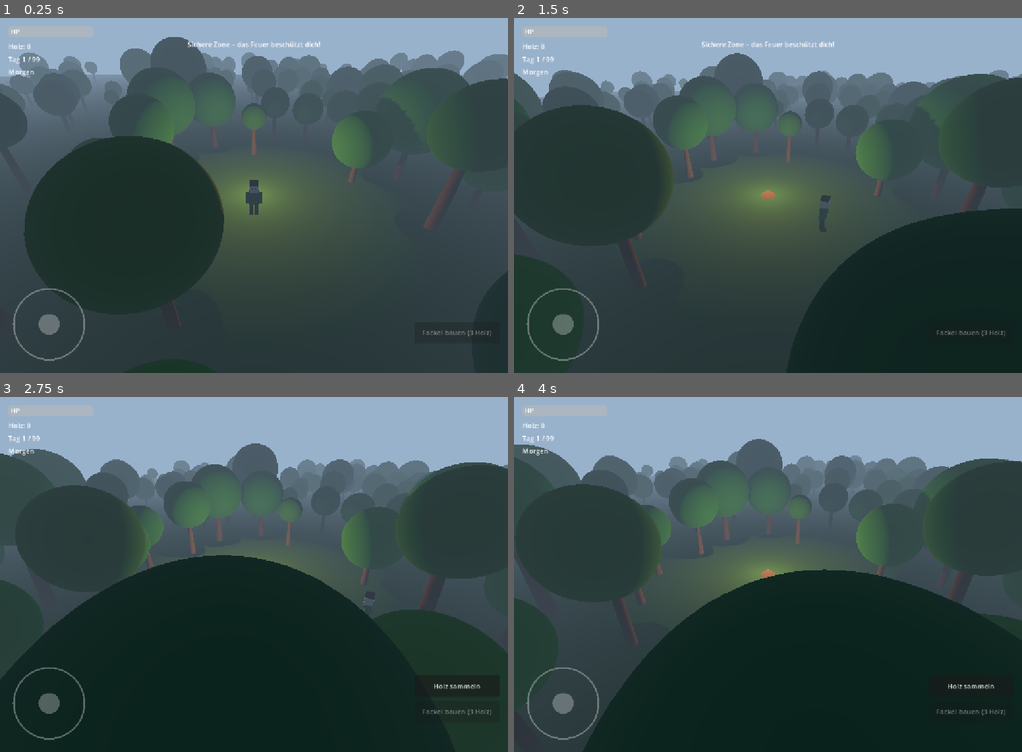
Above: before the commit, frames 1-4 (two rows, left to right).
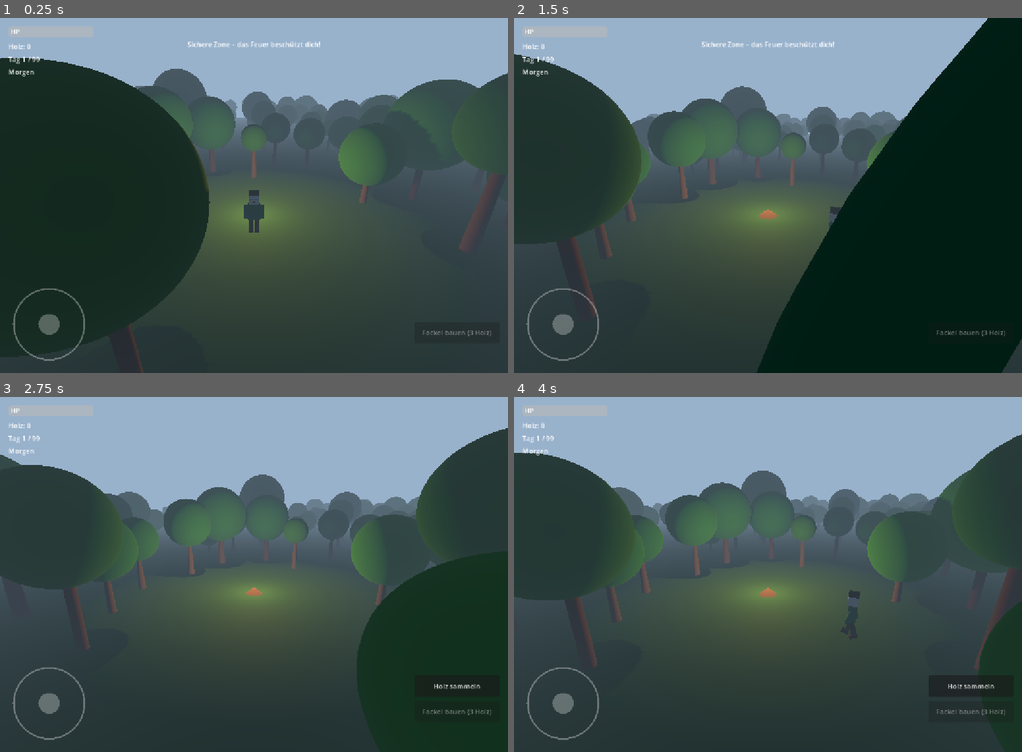
Above: after the commit, the same moments.

Repository: thieso2/99JahreImWald
Game: Godot game, scene res://scenes/main.tscn
Two runs of this game, one before a commit and one after it. Both use one fixed random seed, a clock stepped at 60 frames per second and the inputs below.
Inputs (mouse positions are in pixels of both pictures, inside the frame that each line leads up to):
- Up to frame 1 (0.25 s): no input
- Up to frame 2 (1.5 s): move the mouse to (879, 177) at 0.52 s; hold D (move_right) 0.53-1.25 s; hold Shift 0.53-1.25 s; click (879, 177) at 0.67 s; drag from (666, 213) to (742, 266) at 1.27 s
- Up to frame 3 (2.75 s): move the mouse to (304, 496) at 2.02 s; hold D (move_right) from 2.03 s (still down); hold Shift from 2.03 s (still down); click (304, 496) at 2.17 s
- Up to frame 4 (4 s): release D (move_right) at 2.75 s; release Shift at 2.75 s; drag from (742, 645) to (615, 521) at 2.77 s; move the mouse to (920, 627) at 3.52 s; hold A (move_left) from 3.53 s (still down); hold Shift from 3.53 s (still down); click (920, 627) at 3.67 s

The runs differ from the first frame. In frame 1, 23% of the frame differs, in the area x 0-100%, y 5-100%; in frame 2, 28%; in frame 3, 46%, in the area x 0-100%, y 8-100%; in frame 4, 42%.

Commit message:
Roblox-style controls: camera rotation and movement rework
- Kamera: rechte Maustaste + Maus zum Drehen (PC), Touch-Drag (iPad)
- Bewegung relativ zur Kamera-Blickrichtung (W = vorwärts wo Kamera hinschaut)
- Charakter dreht sofort in Bewegungsrichtung (rotation_speed 15.0)
- Kamera verwendet _unhandled_input (UI-Buttons blockieren korrekt)
- Zoom: Mausrad, Shift+Pfeiltasten, Pinch

Co-Authored-By: Claude Opus 4.6 <noreply@anthropic.com>

Diff:
--- a/game/scripts/camera_controller.gd
+++ b/game/scripts/camera_controller.gd
@@ -1,30 +1,33 @@
 extends Node3D
 
-# Kamera-Controller: Rotation per Touch-Drag, Zoom per Pinch
+# Roblox-Style Kamera: Orbitet um den Spieler
+# - Rechte Maustaste + Maus = Drehen (PC)
+# - Touch-Drag (nicht auf Joystick) = Drehen (iPad)
+# - Mausrad / Pinch / Shift+Pfeiltasten = Zoom
+# - Kamera folgt dem Spieler sanft
 
-@export var follow_speed: float = 8.0
-@export var rotation_sensitivity: float = 0.3
-@export var zoom_speed: float = 2.0
-@export var key_rotate_speed: float = 120.0  # Grad pro Sekunde
-@export var key_zoom_speed: float = 8.0      # Einheiten pro Sekunde
-@export var min_zoom: float = 1.5   # Nah (fast First-Person)
-@export var max_zoom: float = 20.0  # Weit weg
-@export var default_zoom: float = 12.0
-@export var min_pitch: float = -10.0  # Grad - fast horizontal
-@export var max_pitch: float = -70.0  # Grad - fast von oben
-@export var first_person_threshold: float = 2.5  # Ab diesem Zoom -> First Person
+@export var follow_speed: float = 10.0
+@export var rotation_sensitivity_mouse: float = 0.2
+@export var rotation_sensitivity_touch: float = 0.25
+@export var zoom_speed_scroll: float = 1.5
+@export var zoom_speed_key: float = 8.0
+@export var min_zoom: float = 2.0
+@export var max_zoom: float = 25.0
+@export var default_zoom: float = 10.0
+@export var min_pitch: float = -80.0   # Fast von oben
+@export var max_pitch: float = -5.0    # Fast horizontal
+@export var first_person_threshold: float = 2.5
 
 var target: Node3D = null
-var current_zoom: float = 12.0
-var camera_yaw: float = 0.0    # Horizontale Rotation (Grad)
-var camera_pitch: float = -35.0  # Vertikale Neigung (Grad)
+var current_zoom: float = 10.0
+var camera_yaw: float = 0.0
+var camera_pitch: float = -30.0
 
 # Touch-Tracking
-var touch_points: Dictionary = {}  # index -> position
-var last_touch_distance: float = 0.0
-var is_rotating: bool = false
-var rotate_touch_index: int = -1
-var last_rotate_pos: Vector2 = Vector2.ZERO
+var camera_touch_index: int = -1
+var last_camera_touch_pos: Vector2 = Vector2.ZERO
+var pinch_touch_ids: Array[int] = []
+var last_pinch_distance: float = 0.0
 
 @onready var camera: Camera3D = $Camera3D
 
@@ -35,88 +38,78 @@
 
 
 func _process(delta: float) -> void:
+	# Spieler folgen
 	if target:
-		# Sanft dem Spieler folgen
 		global_position = global_position.lerp(target.global_position, follow_speed * delta)
 
-	# Tastatur-Kamerasteuerung
+	# Tastatur: Zoom mit Shift + Pfeiltasten
 	var shift_held := Input.is_key_pressed(KEY_SHIFT)
-
 	if shift_held:
-		# Shift + Hoch/Runter: Zoom
 		if Input.is_key_pressed(KEY_UP):
-			current_zoom = clampf(current_zoom - key_zoom_speed * delta, min_zoom, max_zoom)
+			current_zoom = clampf(current_zoom - zoom_speed_key * delta, min_zoom, max_zoom)
 		if Input.is_key_pressed(KEY_DOWN):
-			current_zoom = clampf(current_zoom + key_zoom_speed * delta, min_zoom, max_zoom)
-	else:
-		# Hoch/Runter: Kamera neigen
-		if Input.is_key_pressed(KEY_UP):
-			camera_pitch = clampf(camera_pitch + key_rotate_speed * delta, max_pitch, min_pitch)
-		if Input.is_key_pressed(KEY_DOWN):
-			camera_pitch = clampf(camera_pitch - key_rotate_speed * delta, max_pitch, min_pitch)
-
-	# Links/Rechts: Kamera drehen (immer, mit oder ohne Shift)
-	if Input.is_key_pressed(KEY_LEFT):
-		camera_yaw += key_rotate_speed * delta
-	if Input.is_key_pressed(KEY_RIGHT):
-		camera_yaw -= key_rotate_speed * delta
+			current_zoom = clampf(current_zoom + zoom_speed_key * delta, min_zoom, max_zoom)
 
 	_update_camera_transform()
 
 
-func _input(event: InputEvent) -> void:
-	# Touch-Events tracken
-	if event is InputEventScreenTouch:
+func _unhandled_input(event: InputEvent) -> void:
+	# === MAUS (PC) ===
+	# Rechte Maustaste + Mausbewegung = Kamera drehen
+	if event is InputEventMouseMotion and Input.is_mouse_button_pressed(MOUSE_BUTTON_RIGHT):
+		camera_yaw -= event.relative.x * rotation_sensitivity_mouse
+		camera_pitch = clampf(camera_pitch + event.relative.y * rotation_sensitivity_mouse, min_pitch, max_pitch)
+		get_viewport().set_input_as_handled()
+
+	# Mausrad = Zoom
+	elif event is InputEventMouseButton:
+		if event.button_index == MOUSE_BUTTON_WHEEL_UP:
+			current_zoom = clampf(current_zoom - zoom_speed_scroll, min_zoom, max_zoom)
+			get_viewport().set_input_as_handled()
+		elif event.button_index == MOUSE_BUTTON_WHEEL_DOWN:
+			current_zoom = clampf(current_zoom + zoom_speed_scroll, min_zoom, max_zoom)
+			get_viewport().set_input_as_handled()
+
+	# === TOUCH (iPad) ===
+	elif event is InputEventScreenTouch:
 		if event.pressed:
-			touch_points[event.index] = event.position
-			# Wenn nur ein Finger und auf der rechten Bildschirmhälfte -> Rotation
-			if touch_points.size() == 1:
-				var screen_width: float = get_viewport().get_visible_rect().size.x
-				if event.position.x > screen_width * 0.35:
-					is_rotating = true
-					rotate_touch_index = event.index
-					last_rotate_pos = event.position
-			# Zwei Finger -> Pinch-Zoom vorbereiten
-			if touch_points.size() == 2:
-				is_rotating = false
-				var points := touch_points.values()
-				last_touch_distance = (points[0] as Vector2).distance_to(points[1] as Vector2)
+			# Prüfe ob Touch NICHT auf dem Joystick ist (linke untere Ecke)
+			if not _is_on_joystick(event.position):
+				if pinch_touch_ids.size() == 0 and camera_touch_index == -1:
+					# Erster Finger für Kamera-Rotation
+					camera_touch_index = event.index
+					last_camera_touch_pos = event.position
+				elif pinch_touch_ids.size() == 0 and camera_touch_index != -1:
+					# Zweiter Finger -> Pinch-Zoom
+					pinch_touch_ids = [camera_touch_index, event.index]
+					camera_touch_index = -1
+					var pos1: Vector2 = last_camera_touch_pos
+					var pos2: Vector2 = event.position
+					last_pinch_distance = pos1.distance_to(pos2)
 		else:
-			touch_points.erase(event.index)
-			if event.index == rotate_touch_index:
-				is_rotating = false
-				rotate_touch_index = -1
+			# Finger losgelassen
+			if event.index == camera_touch_index:
+				camera_touch_index = -1
+			if event.index in pinch_touch_ids:
+				pinch_touch_ids.clear()
+				last_pinch_distance = 0.0
 
 	elif event is InputEventScreenDrag:
-		touch_points[event.index] = event.position
+		# Kamera-Rotation mit einem Finger
+		if event.index == camera_touch_index and pinch_touch_ids.is_empty():
+			var delta_pos: Vector2 = event.position - last_camera_touch_pos
+			camera_yaw -= delta_pos.x * rotation_sensitivity_touch
+			camera_pitch = clampf(camera_pitch + delta_pos.y * rotation_sensitivity_touch, min_pitch, max_pitch)
+			last_camera_touch_pos = event.position
 
-		# Rotation mit einem Finger (rechte Seite)
-		if is_rotating and event.index == rotate_touch_index and touch_points.size() == 1:
-			var delta_pos: Vector2 = event.position - last_rotate_pos
-			camera_yaw -= delta_pos.x * rotation_sensitivity
-			camera_pitch = clampf(camera_pitch - delta_pos.y * rotation_sensitivity, max_pitch, min_pitch)
-			last_rotate_pos = event.position
-
-		# Pinch-Zoom mit zwei Fingern
-		if touch_points.size() == 2:
-			var points := touch_points.values()
-			var current_distance: float = (points[0] as Vector2).distance_to(points[1] as Vector2)
-			if last_touch_distance > 0:
-				var zoom_delta: float = (last_touch_distance - current_distance) * 0.05
-				current_zoom = clampf(current_zoom + zoom_delta, min_zoom, max_zoom)
-			last_touch_distance = current_distance
-
-	# Mausrad zum Zoomen (PC-Test)
-	elif event is InputEventMouseButton:
-		if event.button_index == MOUSE_BUTTON_WHEEL_UP:
-			current_zoom = clampf(current_zoom - zoom_speed, min_zoom, max_zoom)
-		elif event.button_index == MOUSE_BUTTON_WHEEL_DOWN:
-			current_zoom = clampf(current_zoom + zoom_speed, min_zoom, max_zoom)
-
-	# Rechte Maustaste zum Rotieren (PC-Test)
-	elif event is InputEventMouseMotion and Input.is_mouse_button_pressed(MOUSE_BUTTON_RIGHT):
-		camera_yaw -= event.relative.x * rotation_sensitivity
-		camera_pitch = clampf(camera_pitch - event.relative.y * rotation_sensitivity, max_pitch, min_pitch)
+		# Pinch-Zoom
+		if event.index in pinch_touch_ids and pinch_touch_ids.size() == 2:
+			# Wir tracken nur die Distanzänderung
+			# (vereinfacht: reagiert auf jede Drag-Bewegung)
+			if last_pinch_distance > 0:
+				# Berechne neue Distanz basierend auf aktuellem Drag
+				var zoom_change: float = -event.relative.y * 0.03
+				current_zoom = clampf(current_zoom + zoom_change, min_zoom, max_zoom)
 
 
 func _update_camera_transform() -> void:
@@ -126,10 +119,10 @@
 	var is_first_person: bool = current_zoom < first_person_threshold
 
 	if is_first_person:
-		# First-Person: Kamera auf Augenhöhe des Spielers
+		# First-Person: Kamera auf Augenhöhe
 		camera.position = Vector3(0, 1.8, 0)
-		camera.rotation_degrees = Vector3(camera_pitch * 0.3, camera_yaw, 0)
-		# Spieler-Mesh verstecken in First-Person
+		var fp_pitch: float = clampf(camera_pitch, -80.0, 10.0)
+		camera.rotation_degrees = Vector3(fp_pitch, camera_yaw, 0)
 		if target:
 			_set_player_visible(false)
 	else:
@@ -143,17 +136,24 @@
 		offset.y = -sin(pitch_rad) * current_zoom
 
 		camera.position = offset
-		camera.look_at(Vector3.ZERO, Vector3.UP)
+		camera.look_at(Vector3(0, 1.2, 0), Vector3.UP)
 
 		if target:
 			_set_player_visible(true)
 
 
-func _set_player_visible(visible: bool) -> void:
+func _set_player_visible(vis: bool) -> void:
 	if target:
+		# PlayerModel ist ein Kind des Spielers
 		for child in target.get_children():
-			if child is MeshInstance3D:
-				child.visible = visible
+			if child.name == "PlayerModel":
+				child.visible = vis
+
+
+func _is_on_joystick(pos: Vector2) -> bool:
+	# Joystick ist links unten, ca. 200x200 Pixel
+	var screen_size: Vector2 = get_viewport().get_visible_rect().size
+	return pos.x < 230 and pos.y > screen_size.y - 230
 
 
 func get_camera_yaw() -> float:
--- a/game/scripts/player.gd
+++ b/game/scripts/player.gd
@@ -4,7 +4,7 @@
 @export var speed: float = 5.0
 @export var sprint_speed: float = 8.0
 @export var max_hp: float = 100.0
-@export var rotation_speed: float = 3.0
+@export var rotation_speed: float = 15.0  # Schnelle Drehung wie in Roblox
 
 # Zustand
 var hp: float = 100.0
@@ -61,7 +61,7 @@
 	if joystick_direction.length() > 0.1:
 		input_dir = joystick_direction
 
-	# Auch Tastatur-Input unterstützen (zum Testen am PC)
+	# Tastatur-Input (WASD)
 	if input_dir.length() < 0.1:
 		if Input.is_action_pressed("move_forward"):
 			input_dir.y -= 1
@@ -72,27 +72,29 @@
 		if Input.is_action_pressed("move_right"):
 			input_dir.x += 1
 
-	# Bewegungsrichtung relativ zur Kamera-Rotation berechnen
+	# Roblox-Style: Bewegung relativ zur Kamera
+	# W = vorwärts in Kamera-Blickrichtung, A/D = seitlich
 	var direction := Vector3.ZERO
 	var walking := false
 	if input_dir.length() > 0.1:
 		input_dir = input_dir.normalized()
 		var yaw_rad: float = deg_to_rad(camera_yaw)
-		var forward := Vector3(-sin(yaw_rad), 0, -cos(yaw_rad))
-		var right := Vector3(cos(yaw_rad), 0, -sin(yaw_rad))
-		direction = (forward * -input_dir.y + right * input_dir.x).normalized()
+		# Kamera-Vorwärts (horizontal, auf dem Boden)
+		var cam_forward := Vector3(sin(yaw_rad), 0, cos(yaw_rad))
+		var cam_right := Vector3(cos(yaw_rad), 0, -sin(yaw_rad))
+		direction = (cam_forward * input_dir.y + cam_right * input_dir.x).normalized()
 		walking = true
 
 	# Geschwindigkeit setzen
 	velocity.x = direction.x * speed
 	velocity.z = direction.z * speed
 
-	# Spieler sanft in Bewegungsrichtung drehen
+	# Roblox-Style: Charakter dreht sich schnell in Bewegungsrichtung
 	if direction.length() > 0.1:
 		var target_rotation := atan2(direction.x, direction.z)
 		rotation.y = lerp_angle(rotation.y, target_rotation, rotation_speed * delta)
 
-	# Animation und Sound aktualisieren
+	# Animation und Sound
 	if player_model:
 		player_model.set_walking(walking)
 	if footsteps:
Not shown, changed: PROGRESS.md
